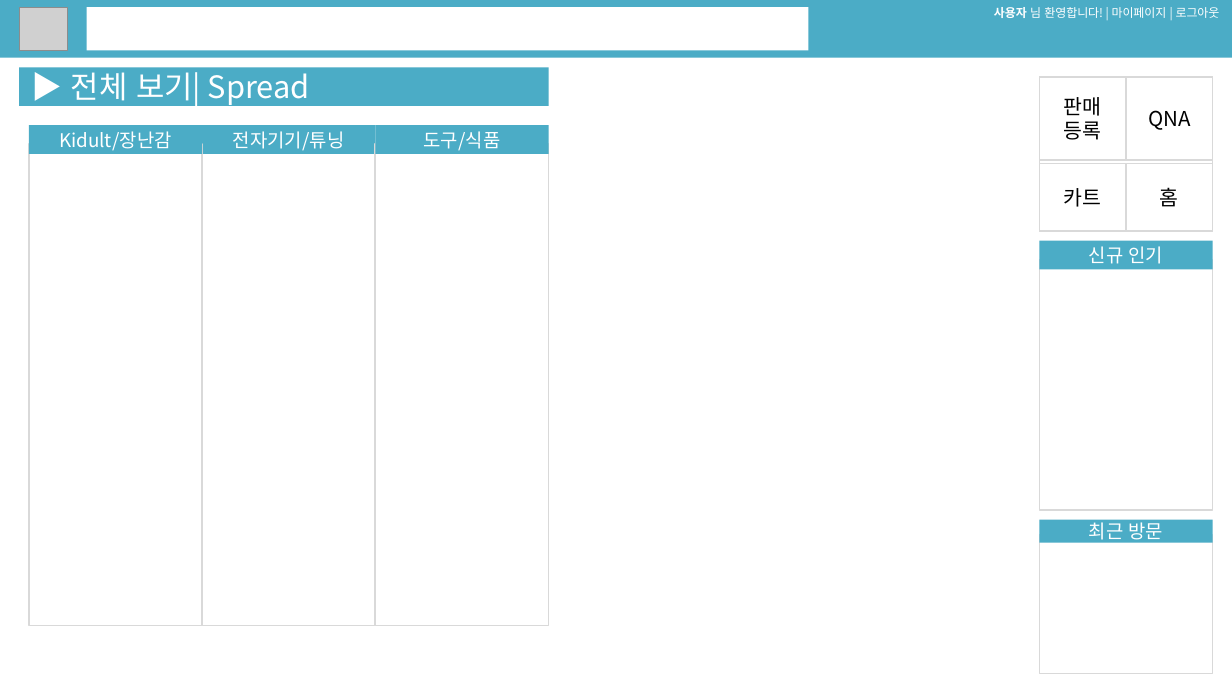
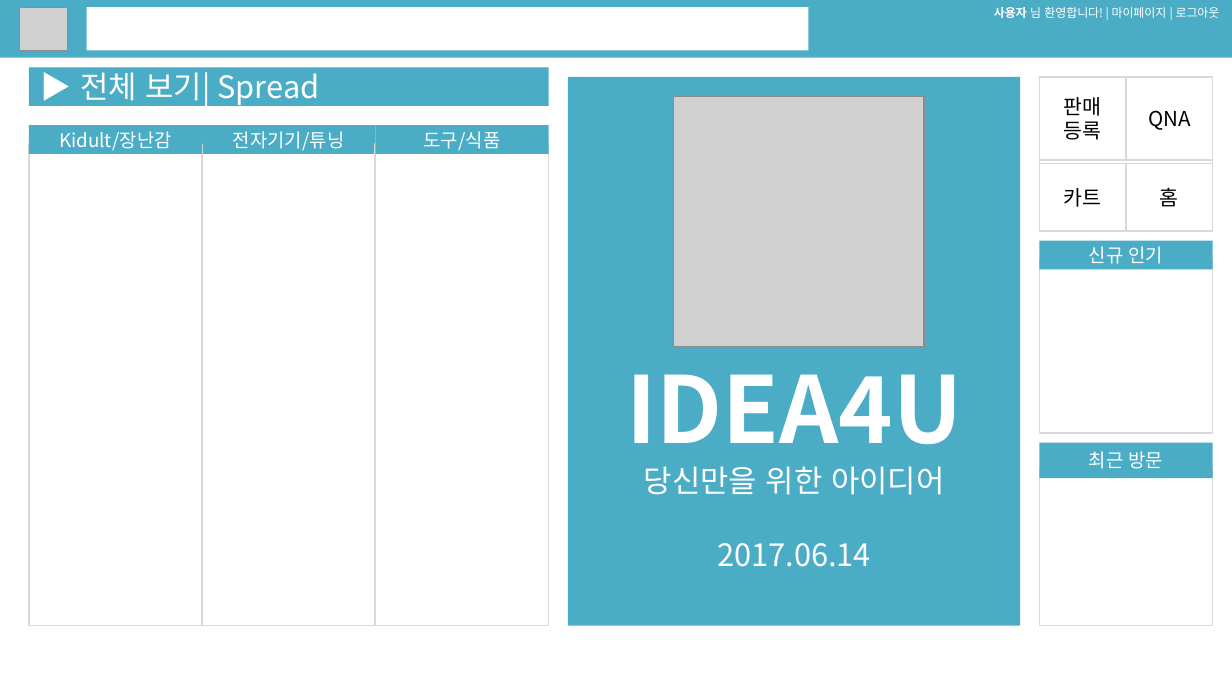
Before and after one commit to InvalidId404/idea4U, a slide deck: slide 2 of 시안.pptx. Drawn at 1232x693 pixels with LibreOffice and Linux fonts; fonts in the diff are those of the drawing; grey boxes stand for pictures. Boxes give left, top, right and bottom in pixels: in the first picture for what was removed or moved away, otherwise in the second. Text is boxed around its words. In the diff, an @@ line names an element or a change of style, - is before the commit and + after.

```diff
--- a/시안.pptx
+++ b/시안.pptx
@@ rectangle "▶ 전체 보기| Spread": place and size @@
-rectangle "▶ 전체 보기| Spread" at bbox=[20, 68, 549, 106]
+rectangle "▶ 전체 보기| Spread" at bbox=[28, 68, 548, 106]
@@ rectangle added at bbox=[568, 76, 1020, 625], fill #4BACC6, 18 pt, text #FFFFFF @@
+IDEA4U
+당신만을 위한 아이디어
+2017.06.14
@@ picture added at bbox=[674, 96, 924, 346] @@
@@ rectangle: place and size @@
-rectangle at bbox=[1040, 260, 1214, 510]
+rectangle at bbox=[1040, 260, 1214, 434]
@@ rectangle "최근 방문": place and size @@
-rectangle "최근 방문" at bbox=[1040, 520, 1214, 543]
+rectangle "최근 방문" at bbox=[1040, 442, 1214, 478]
@@ rectangle: place and size @@
-rectangle at bbox=[1040, 535, 1214, 674]
+rectangle at bbox=[1040, 469, 1214, 626]
```
Also in this commit, not shown: 2 other slides changed, 5 other files.
